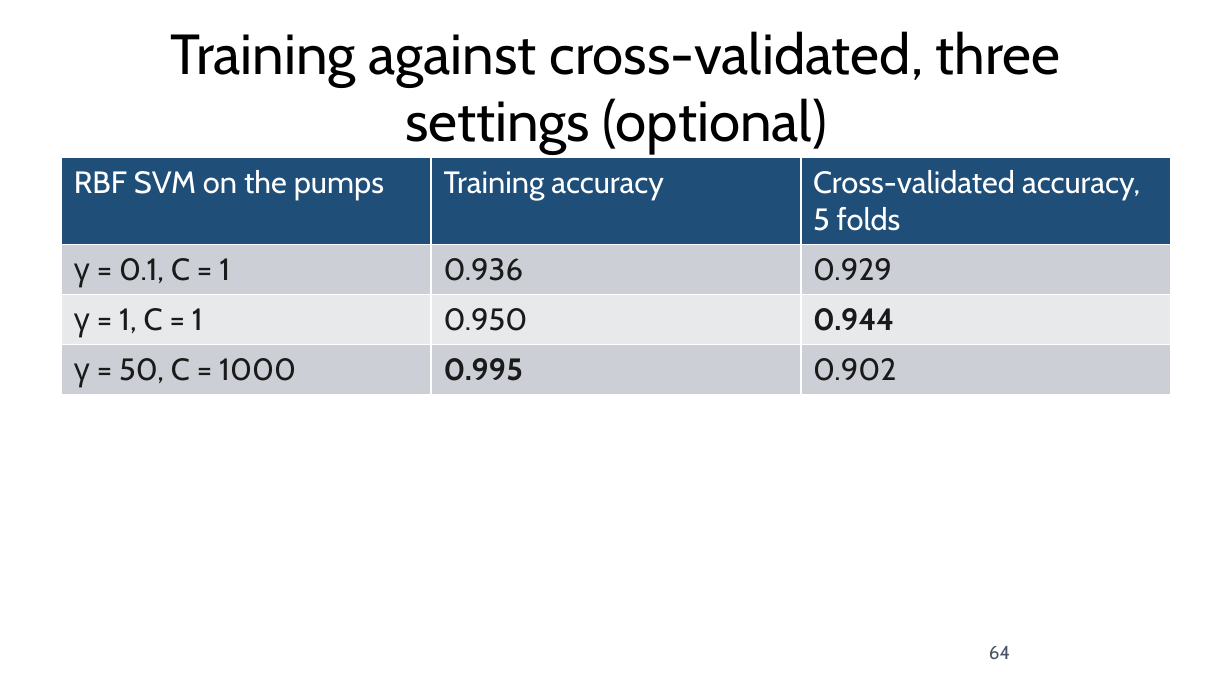
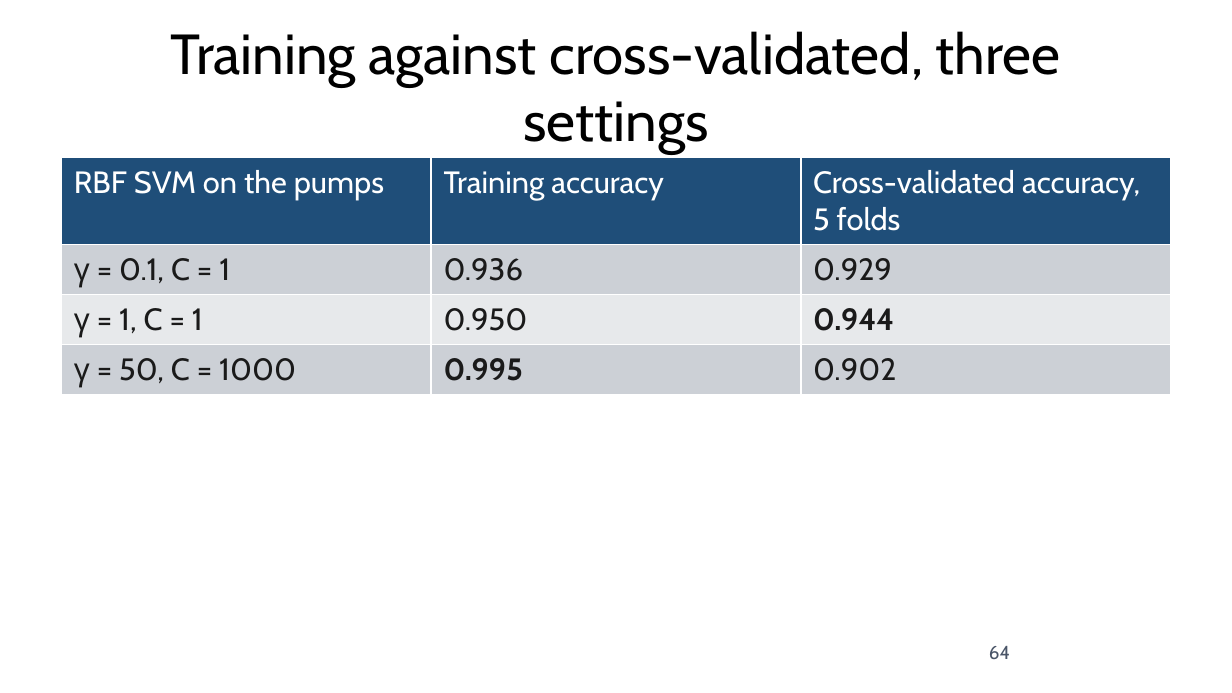
Before and after one commit to fabioantonini/technologies-for-artificial-intelligence, a slide deck: slide 64 of Lessons/06_knn_naive_bayes_svm/Slides/knn_naive_bayes_svm_slides.pptx. Drawn at 1232x693 pixels with LibreOffice and Linux fonts; fonts in the diff are those of the drawing; background and template pictures are left out. Boxes give left, top, right and bottom in pixels: in the first picture for what was removed or moved away, otherwise in the second. Text is boxed around its words. In the diff, an @@ line names an element or a change of style, - is before the commit and + after.

```diff
--- a/Lessons/06_knn_naive_bayes_svm/Slides/knn_naive_bayes_svm_slides.pptx
+++ b/Lessons/06_knn_naive_bayes_svm/Slides/knn_naive_bayes_svm_slides.pptx
@@ title at box(171, 31, 1061, 154): text changed @@
-Training against cross-validated, three settings (optional)
+Training against cross-validated, three settings
```
Also in this commit, not shown: 13 other slides changed, 6 other files.
